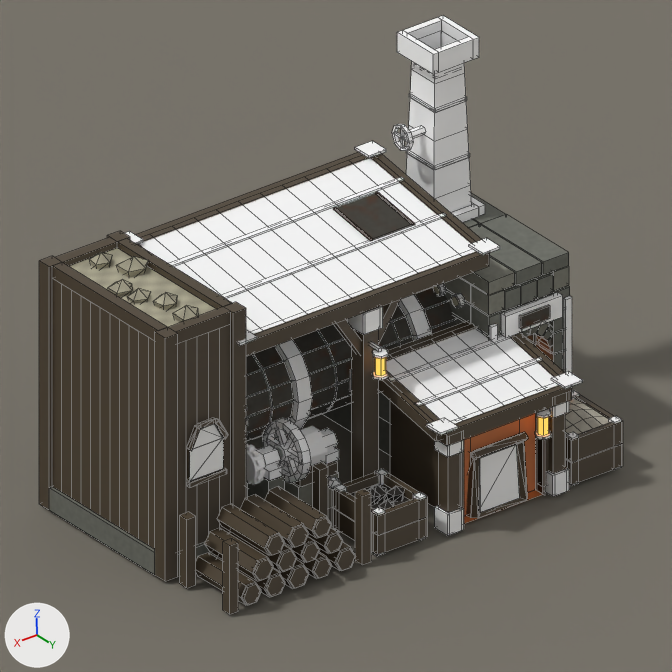
What one commit did to the Blender file src/DeepFrontier/Art/Source/CementKiln-ReferenceStudy.blend.
One viewpoint serves both versions: the file's camera 'Camera'. Every picture has the same lights, and +X, +Y and +Z are marked at lower left. The picture after the commit comes second. Mesh edges are drawn as thin lines on the coarser meshes.

Before the edit, the objects in view are built like this:
```python
ob_cementkiln_architecture = bpy.data.objects.new('CementKiln.Architecture', me_cementkiln_architecture)
ob_cementkiln_architecture.location = (0.0, 0.0, 0.0)
ob_referencekilnbarrel = bpy.data.objects.new('ReferenceKilnBarrel', me_referencekilnbarrel)
ob_referencekilnbarrel.location = (-2.5, -1.0, 1.15)
ob_referencekilndrivewheel = bpy.data.objects.new('ReferenceKilnDriveWheel', me_referencekilndrivewheel)
ob_referencekilndrivewheel.location = (-1.75, -0.32, 0.73)
# also in view: 'Plane' at (0.0, 0.0, -0.04); 'CementKiln.Door.GroundDoor' at (-3.5, 0.71, 0.5)
```
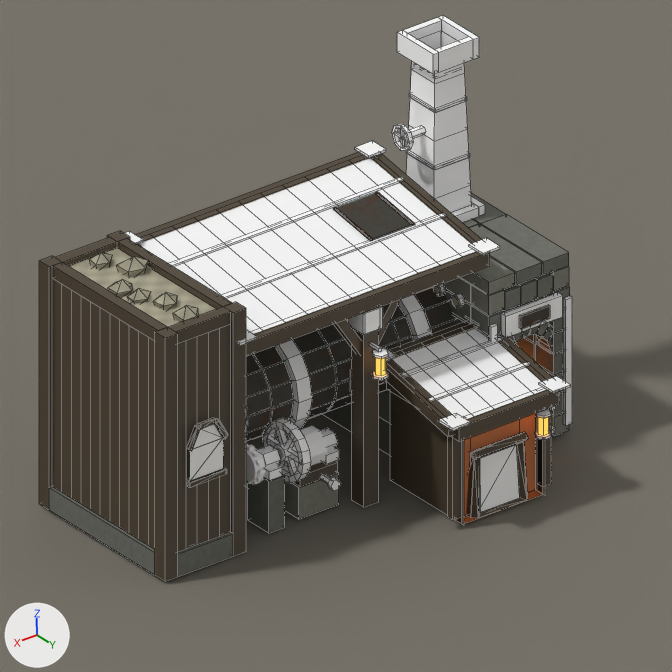
The change, as a diff of the scene's bpy script:
```diff
--- a/src/DeepFrontier/Art/Source/CementKiln-ReferenceStudy.blend.py
+++ b/src/DeepFrontier/Art/Source/CementKiln-ReferenceStudy.blend.py
@@ me_cementkiln_architecture @@
-me_cementkiln_architecture.from_pydata(...)  # 3785 vertices, 2308 faces; spans x -5.0..0.0, y -2.0..1.0, z 0.0..3.94
+me_cementkiln_architecture.from_pydata(...)  # 3053 vertices, 1840 faces; spans x -5.0..0.0, y -2.0..1.0, z 0.0..3.94
+# me_cementkiln_architecture part 1: the loose piece of 4 vertices spanning x -3.24..-2.99, y -0.28..0.89, z 1.16..1.4 is moved by (0.11, 0.0, 0.0)
+# me_cementkiln_architecture part 2: the loose piece of 4 vertices spanning x -3.5..-3.24, y -0.28..0.89, z 1.16..1.4 is moved by (0.12, 0.0, 0.0)
+# me_cementkiln_architecture part 3: the loose piece of 4 vertices spanning x -3.76..-3.5, y -0.28..0.89, z 1.16..1.4 is moved by (0.13, 0.0, 0.0)
+# me_cementkiln_architecture part 4: the loose piece of 4 vertices spanning x -4.01..-3.76, y -0.28..0.89, z 1.16..1.4 is moved by (0.14, 0.0, 0.0)
+# me_cementkiln_architecture part 5: the loose piece of 4 vertices spanning x -4.27..-4.01, y -0.28..0.89, z 1.16..1.4 is moved by (0.15, 0.0, 0.0)
+# me_cementkiln_architecture part 6: the loose piece of 8 vertices spanning x -2.8..-2.66, y -0.29..0.9, z 1.04..1.41 is moved by (-0.15, 0.0, 0.0)
+# me_cementkiln_architecture part 7: the loose piece of 8 vertices spanning x -4.34..-4.2, y -0.29..0.9, z 1.04..1.41 is moved by (0.15, 0.0, 0.0)
+# me_cementkiln_architecture part 8: a new loose piece, a box spanning x -4.12..-2.88, y 0.81..0.97, z 1.0..1.17, in mat_basewood_darkbrown_ironteeth (its picture is missing)
+# me_cementkiln_architecture part 9: the loose piece of 8 vertices spanning x -2.84..-2.62, y 0.78..1.0, z 1.18..1.2 is moved by (-0.15, 0.0, 0.0)
+# me_cementkiln_architecture part 10: a new loose piece, a box spanning x -4.12..-2.88, y -0.36..-0.2, z 1.25..1.41, in mat_basewood_darkbrown_ironteeth (its picture is missing)
+# me_cementkiln_architecture part 11: the loose piece of 8 vertices spanning x -2.84..-2.62, y -0.39..-0.17, z 1.42..1.44 is moved by (-0.15, 0.0, 0.0)
+# me_cementkiln_architecture part 12: a new loose piece, a box spanning x -4.12..-2.88, y 0.45..0.511, z 1.245..1.263, in mat_basemetal_ironteeth (its picture is missing)
+# me_cementkiln_architecture part 13: a new loose piece, a box spanning x -4.12..-2.88, y 0.018..0.078, z 1.334..1.352, in mat_basemetal_ironteeth (its picture is missing)
+# me_cementkiln_architecture part 14: 83 loose pieces with 757 vertices, spanning x -4.95..-0.09, y -0.39..1.0, z 0.0..1.44, are deleted
+# me_cementkiln_architecture part 15
+# 12 vertices are removed from x -4.95..-4.31, y 0.13..0.9, z 0.0..0.54
+# 19 faces are deleted
+# 12 vertices move from x -4.95..-4.31, y 0.13..0.9, z 0.0..0.54 to x -4.23..-4.01, y -0.39..1.0, z 1.18..1.42
+# 5 vertices are added at (-4.01, -0.17, 1.44), (-4.23, -0.17, 1.44), (-4.23, -0.39, 1.44), (-4.01, -0.39, 1.44), (-4.0, 0.84, 0.93)
+# 11 new faces join them, mat_basemetal_ironteeth (its picture is missing)
+# me_cementkiln_architecture part 16: 27 kept faces spanning x -4.11..-2.89, y -0.28..0.89, z 0.0..1.36 get new texture (UV) coordinates
+# other edits to the shape of me_cementkiln_architecture do not show in these pictures
 me_cementkiln_architecture.materials.append(mat_basewood_darkbrown_ironteeth)
@@ me_cementkiln_architecture @@
 me_cementkiln_architecture.materials.append(mat_kiln_orange_embers)
-me_cementkiln_architecture.materials.append(mat_kiln_cement_powder)
 me_cementkiln_architecture.materials.append(mat_kiln_worn_steel_plate)
```

Pixel boxes (x1, y1, x2, y2) of what changed, in the pictures (672 x 672 px; the box of a moved part takes in the faces that stretch with it):
'CementKiln.Architecture', reshaped (9% narrower)
    before: (39, 15, 623, 614)
    after: (39, 15, 572, 581)
part 1 of me_cementkiln_architecture, moved or reshaped
    before: (394, 351, 483, 421)
    after: (392, 354, 474, 419)
part 2 of me_cementkiln_architecture, moved or reshaped
    before: (415, 343, 503, 413)
    after: (406, 347, 493, 416)
part 3 of me_cementkiln_architecture, moved or reshaped
    before: (436, 336, 525, 405)
    after: (426, 339, 514, 409)
part 4 of me_cementkiln_architecture, moved or reshaped
    before: (456, 328, 545, 397)
    after: (446, 332, 533, 401)
part 5 of me_cementkiln_architecture, moved or reshaped
    before: (479, 329, 558, 390)
    after: (466, 328, 546, 394)
part 6 of me_cementkiln_architecture, moved or reshaped
    before: (379, 370, 442, 442)
    after: (385, 359, 454, 437)
part 7 of me_cementkiln_architecture, moved or reshaped
    before: (510, 333, 565, 377)
    after: (498, 334, 560, 394)
part 8 of me_cementkiln_architecture, added
    after: (451, 390, 559, 441)
part 9 of me_cementkiln_architecture, moved or reshaped
    before: (426, 418, 458, 435)
    after: (438, 413, 470, 431)
part 10 of me_cementkiln_architecture, added
    after: (389, 321, 476, 359)
part 11 of me_cementkiln_architecture, moved or reshaped (not visible before)
    after: (382, 346, 396, 361)
part 12 of me_cementkiln_architecture, added
    after: (428, 362, 531, 402)
part 13 of me_cementkiln_architecture, added
    after: (401, 337, 503, 377)
part 14 of me_cementkiln_architecture, deleted
    before: (180, 321, 623, 614)
part 15 of me_cementkiln_architecture, reshaped
    before: (566, 416, 622, 486)
    after: (539, 376, 571, 393)
part 16 of me_cementkiln_architecture, surface changed
    before: (390, 403, 549, 509)
    after: (387, 382, 551, 525)
